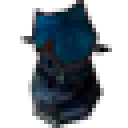
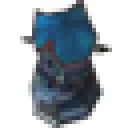
Before/after of a 128 × 128 layered artwork. What changed in the layer stack:
painted on "Layer 1" over [20, 0, 112, 128]
